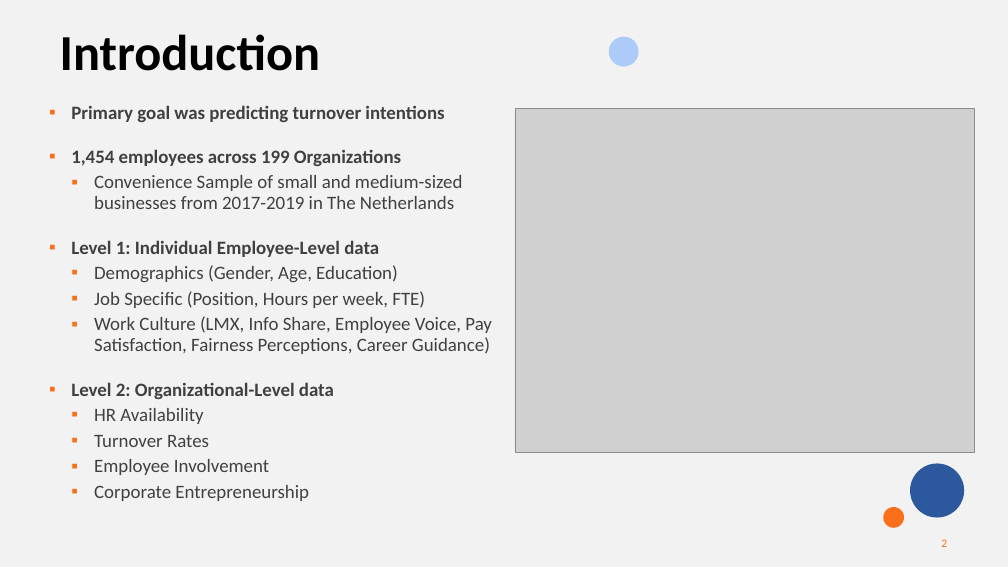
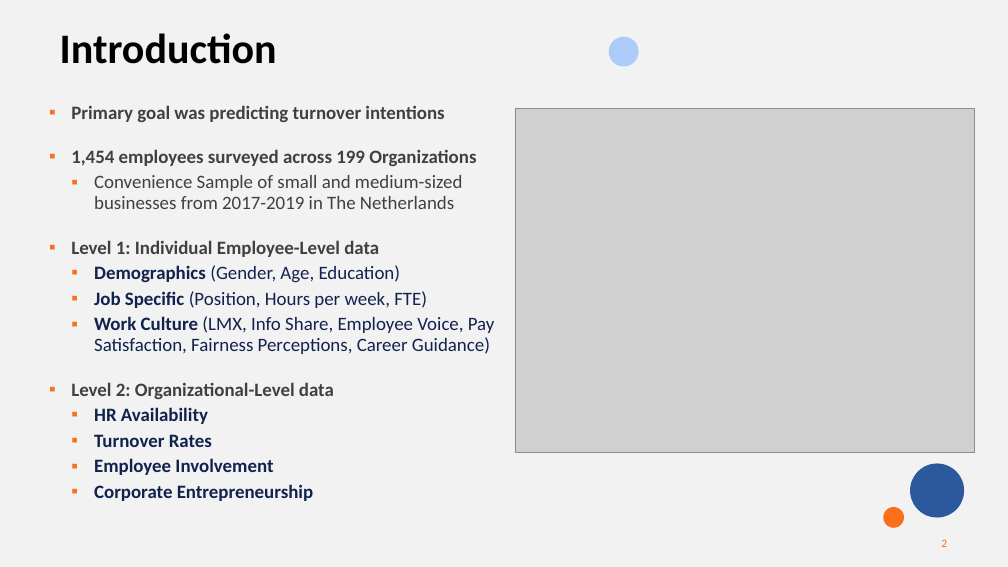
Before and after one commit to gmg20/Assorted, a slide deck: slide 2 of Turnover_Predict/Turnover_Presentation.pptx. Drawn at 1008x567 pixels with LibreOffice and Linux fonts; fonts in the diff are those of the drawing; grey boxes stand for pictures. Boxes give left, top, right and bottom in pixels: in the first picture for what was removed or moved away, otherwise in the second. Text is boxed around its words. In the diff, an @@ line names an element or a change of style, - is before the commit and + after.

```diff
--- a/Turnover_Predict/Turnover_Presentation.pptx
+++ b/Turnover_Predict/Turnover_Presentation.pptx
@@ title "Introduction" at bbox=[60, 33, 277, 64]: size 48 to 40 pt @@
@@ text at bbox=[71, 149, 476, 166]: text changed @@
-▪ 1,454 employees across 199 Organizations
+▪ 1,454 employees surveyed across 199 Organizations
@@ text at bbox=[94, 265, 495, 501]: text colour #404040 to #11224E in "Demographics (Gender, Age, Education)", "Job Specific (Position, Hours per week, FTE)", "Work Culture (LMX, Info Share, Employee Voice, ...", "HR Availability" and 3 more places; bold on in "Demographics", "Job Specific", "Work Culture", "HR Availability" and 3 more places @@
```
Also in this commit, not shown: 11 other slides changed.
